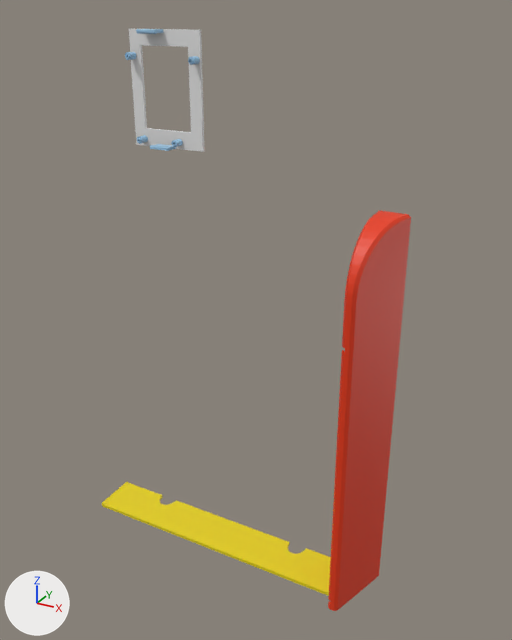
One commit to the Blender file 3d/box.blend: the scene before it, then after it.
Rendered twice from a 50 mm camera at (294.0, -417.0, 453.0) aimed at (49.0, 29.0, 230.0). Lighting does not change. The marker at lower left points along +X, +Y and +Z. The older version comes first.

Objects in the first picture: 'Cube', 'Document.001', 'Document.002', 'Document.003', 'costa-dx', 'griglia-down'.
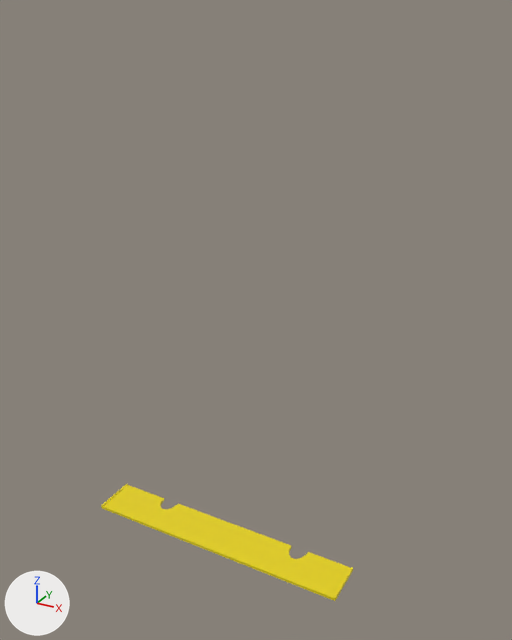
Not drawn themselves, but carrying or shaping drawn objects: ob_pannello_davanti, ob_pannello_dietro, ob_cavo_camera, ob_griglia_down_grow, ob_cube_001, ob_vite.

The change, as a list of edits to the scene's bpy script:
```text
Change ob_document_003:
    add ob_document_003.hide_set(True)
Change ob_document_001:
    add ob_document_001.hide_set(True)
Change ob_document_002:
    add ob_document_002.hide_set(True)
Change ob_cube:
    add ob_cube.hide_set(True)
Change ob_costa_dx:
    add ob_costa_dx.hide_set(True)
Change ob_griglia_down:
    ob_griglia_down.location: (11.0, 7.0, 117.9) -> (11.0, 7.0, 114.9)
Change ob_pannello_davanti:
    ob_pannello_davanti.location: (11.0, 5.0, 119.9) -> (11.96, 5.0, 119.9)
    ob_pannello_davanti.scale: (0.919, 1.0, 0.719) -> (0.919, 1.02, 0.719)
Change ob_pannello_dietro:
    ob_pannello_dietro.location: (11.0, 50.0, 22.0) -> (11.96, 50.0, 22.0)
    ob_pannello_dietro.scale: (0.827, 0.0172, 0.996) -> (0.827, 0.0175, 0.996)
Change ob_cavo_camera:
    ob_cavo_camera.location: (11.0, 7.0, 117.9) -> (13.0, -1.967, 114.9)
    ob_cavo_camera.scale: (1.41, 1.92, 1.0) -> (1.41, 2.34, 1.0)
Change ob_griglia_down_grow:
    ob_griglia_down_grow.location: (11.0, 7.0, 120.9) -> (11.0, 7.0, 117.9)
Change ob_cube_001:
    ob_cube_001.location: (11.63, -34.65, 385.1) -> (11.63, -34.65, 382.1)
```

Location of each change, [x1, y1, x2, y2] in pixels of the pictures (512 x 640 px):
'costa-dx', hidden (red): before [328, 211, 411, 611]
'griglia-down', moved, rescaled: before [102, 482, 331, 596]; after [101, 484, 353, 601]
'Cube', hidden, added: before [129, 29, 205, 152]
'Document.003', hidden: before [125, 52, 200, 147]
'Document.002', hidden: before [136, 29, 163, 34]
'Document.001', hidden: before [150, 144, 175, 151]
